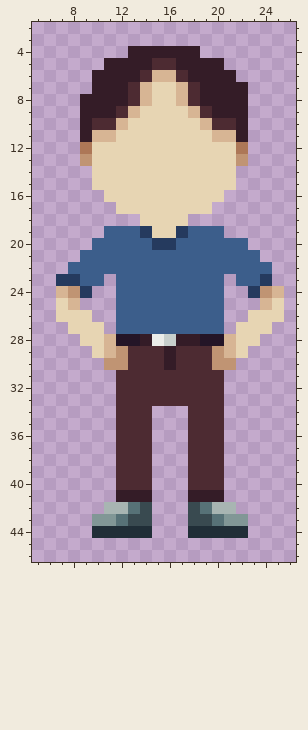
Two versions of one pixel-art file, graphics/professor.aseprite. Above, as it was before the edit.
32x64 pixels, 1 frame. Colours within 5 levels of each other are drawn and written as one. Shown: x 5..26, y 2..46.
Once edited:
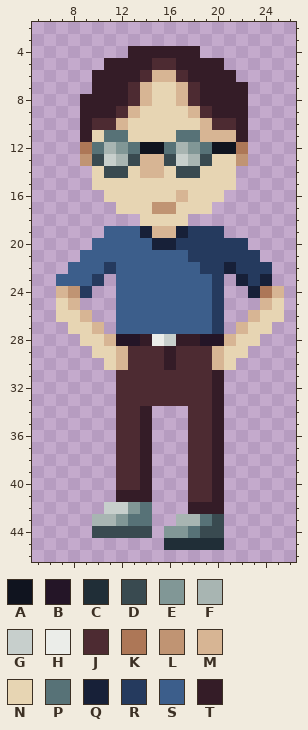
Palette (. is transparent): A #10141f  B #241527  C #202e37  D #394a50  E #819796  F #a8b5b2  G #c7cfcc  H #ebede9  J #4d2b32  K #ad7757  L #c09473  M #d7b594  N #e7d5b3  P #577277  Q #172038  R #253a5e  S #3c5e8b  T #341c27
The commit says: Finalize professor sprite for testing, export it as svg
From old to new:
{"change": "layer \"Silloutte\" now hidden"}
{"where": "layers \"Arms\", \"Torso\", \"Head\""}
{"y":11,"x":10,"old":"MMN","new":"NPP"}
{"y":11,"x":17,"old":"NNN","new":"PPM"}
{"y":12,"x":10,"old":"NNNNNNNNNNNN","new":"PFEPAAPFEPAA"}
{"y":13,"x":10,"old":"NNNNNNNNNN","new":"DGFDMMDGFD"}
{"y":14,"x":11,"old":"NN","new":"DD"}
{"y":14,"x":14,"old":"NN","new":"MM"}
{"y":14,"x":17,"old":"NN","new":"DD"}
{"y":16,"x":17,"old":"N","new":"M"}
{"y":17,"x":15,"old":"NN","new":"LL"}
{"y":19,"x":14,"old":"RNNRSSS","new":"QMMQRRR"}
{"y":20,"x":15,"old":"RRSSSSSS","new":"QQRRRRRR"}
{"y":21,"x":18,"old":"SSSSSS","new":"RRRRRR"}
{"y":22,"x":11,"old":"S","new":"R"}
{"y":22,"x":19,"old":"SSSSSS","new":"RRQRRR"}
{"y":23,"x":7,"old":"RR","new":"SS"}
{"y":23,"x":10,"old":"S","new":"R"}
{"y":23,"x":20,"old":"S","new":"R"}
{"y":23,"x":22,"old":"SSR","new":"QRQ"}
{"y":24,"x":20,"old":"S","new":"R"}
{"y":24,"x":23,"old":"RL","new":"QK"}
{"y":25,"x":20,"old":"S","new":"R"}
{"y":26,"x":9,"old":"N","new":"M"}
{"y":26,"x":20,"old":"S","new":"R"}
{"y":26,"x":23,"old":"N","new":"M"}
{"y":27,"x":10,"old":"N","new":"M"}
{"y":27,"x":20,"old":"S","new":"R"}
{"y":27,"x":22,"old":"N","new":"M"}
{"y":29,"x":11,"old":"ML","new":"NM"}
{"y":29,"x":20,"old":"LM","new":"MN"}
{"y":30,"x":11,"old":"LL","new":"NM"}
{"y":30,"x":20,"old":"LL","new":"MN"}
{"y":31,"x":20,"old":"J","new":"T"}
{"y":32,"x":20,"old":"J","new":"T"}
{"y":33,"x":20,"old":"J","new":"T"}
{"y":34,"x":14,"old":"J","new":"T"}
{"y":34,"x":20,"old":"J","new":"T"}
{"y":35,"x":14,"old":"J","new":"T"}
{"y":35,"x":20,"old":"J","new":"T"}
{"y":36,"x":14,"old":"J","new":"T"}
{"y":36,"x":20,"old":"J","new":"T"}
{"y":37,"x":14,"old":"J","new":"T"}
{"y":37,"x":20,"old":"J","new":"T"}
{"y":38,"x":14,"old":"J","new":"T"}
{"y":38,"x":20,"old":"J","new":"T"}
{"y":39,"x":14,"old":"J","new":"T"}
{"y":39,"x":20,"old":"J","new":"T"}
{"y":40,"x":14,"old":"J","new":"T"}
{"y":40,"x":20,"old":"J","new":"T"}
{"y":41,"x":18,"old":"TT","new":"JJ"}
{"y":42,"x":11,"old":"FFPD","new":"GGEP"}
{"y":42,"x":18,"old":"DPFF","new":"TTT."}
{"y":43,"x":10,"old":"EEPDD","new":"FFEPP"}
{"y":43,"x":17,"old":".DDPEE","new":"FFPD.."}
{"y":44,"x":10,"old":"CCCCC","new":"DDDDD"}
{"y":44,"x":16,"old":"..CCCCC","new":"EEPDD.."}
{"y":45,"x":16,"old":".....","new":"CCCCC"}
{"label":"changed","picture_box":[56,130,272,550]}
